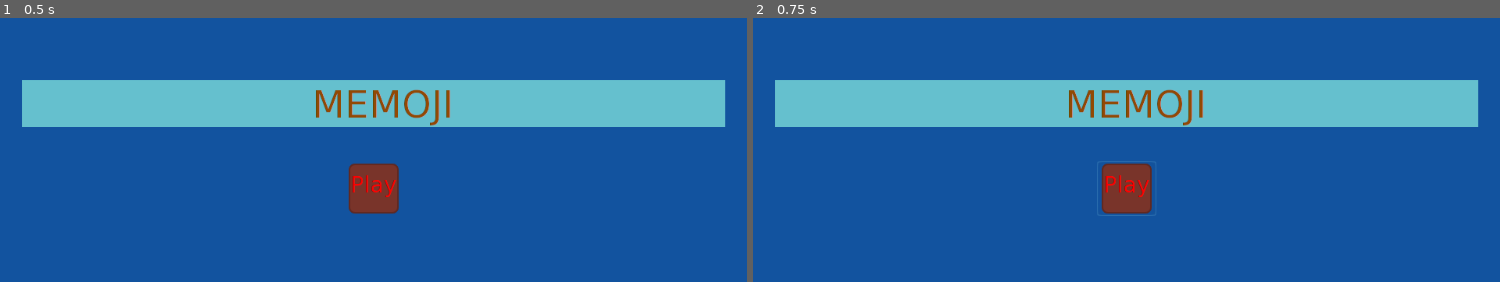
Above: before the commit, frames 1-2 (left to right).
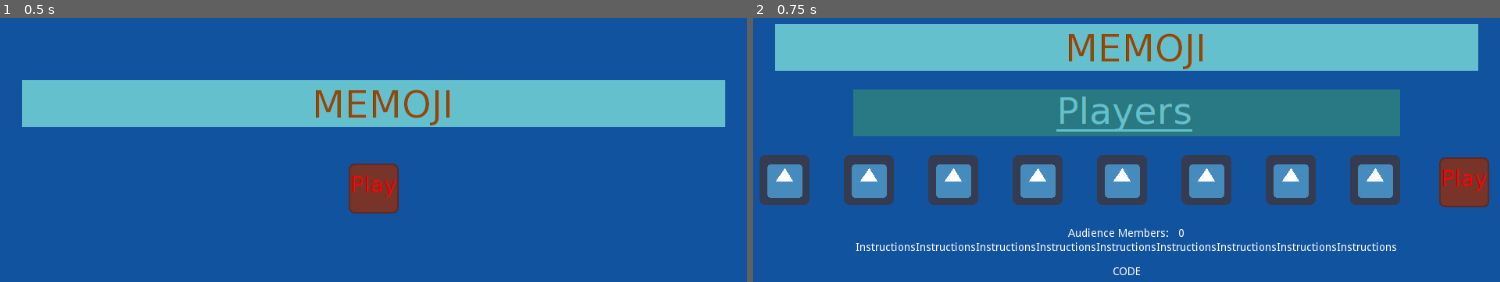
Above: after the commit, the same moments.

Repository: jmpoholarz/Memoji
Game: Godot game, scene res://FirstTitle.tscn
Two runs of this game, one before a commit and one after it. Both use one fixed random seed, a clock stepped at 60 frames per second and the inputs below. The engine's default icon, where the game draws it, is replaced by a stand-in: a white triangle on a blue panel in a dark square.
Inputs (mouse positions are in pixels of both pictures, inside the frame that each line leads up to):
- Up to frame 1 (0.5 s): no input
- Up to frame 2 (0.75 s): click (1126, 189) at 0.5 s

Frame 1 is identical in both runs. In frame 2, 49% of the frame differs, in the area x 0-99%, y 2-98%.

Commit message:
Button function to move scenes

Diff:
--- /dev/null
+++ b/MemojiHost/Button.gd
@@ -0,0 +1,19 @@
+extends Button
+
+# class member variables go here, for example:
+# var a = 2
+# var b = "textvar"
+
+func _ready():
+	# Called when the node is added to the scene for the first time.
+	# Initialization here
+	pass
+
+#func _process(delta):
+#	# Called every frame. Delta is time since last frame.
+#	# Update game logic here.
+#	pass
+
+
+func _on_Button_pressed():
+	get_tree().change_scene("res://Lobby.tscn")
--- a/MemojiHost/FirstTitle.tscn
+++ b/MemojiHost/FirstTitle.tscn
@@ -1,7 +1,8 @@
-[gd_scene load_steps=3 format=2]
+[gd_scene load_steps=4 format=2]
 
 [ext_resource path="res://Assets/TitlePlaceholder.png" type="Texture" id=1]
 [ext_resource path="res://Assets/PlayButtonPlaceholder.png" type="Texture" id=2]
+[ext_resource path="res://Button.gd" type="Script" id=3]
 
 [node name="GUI" type="Container" index="0"]
 
@@ -244,3 +245,6 @@
 icon = ExtResource( 2 )
 flat = true
 align = 1
+script = ExtResource( 3 )
+
+[connection signal="pressed" from="MarginContainer2/MarginContainer3/VBoxContainer/VBoxContainer2/VBoxContainer2/Players/MarginContainer9/Button" to="MarginContainer2/MarginContainer3/VBoxContainer/VBoxContainer2/VBoxContainer2/Players/MarginContainer9/Button" method="_on_Button_pressed"]
